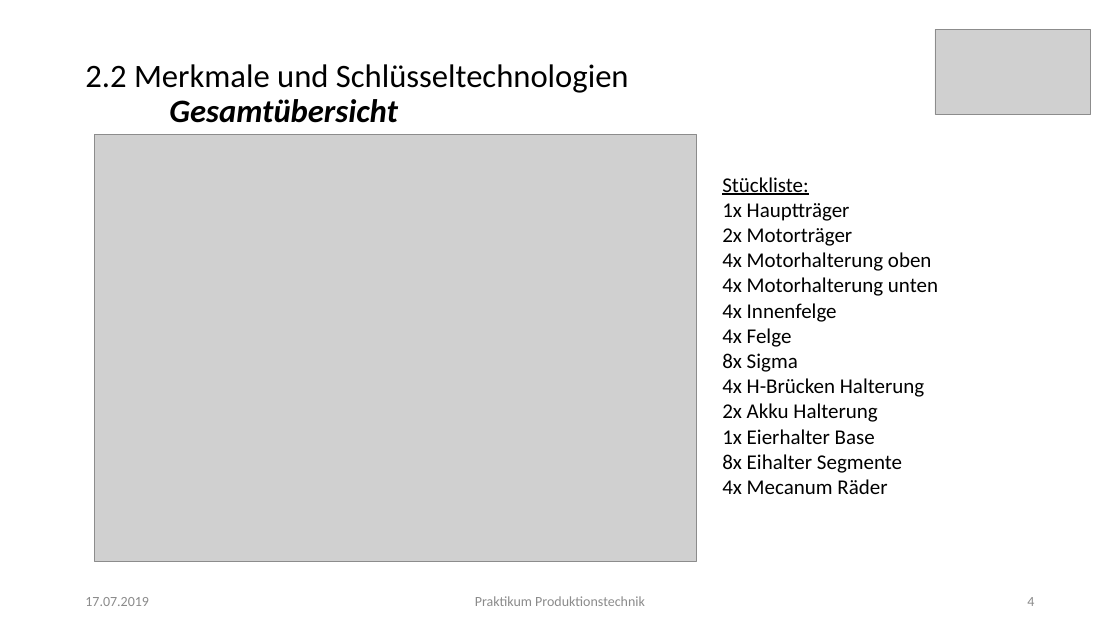
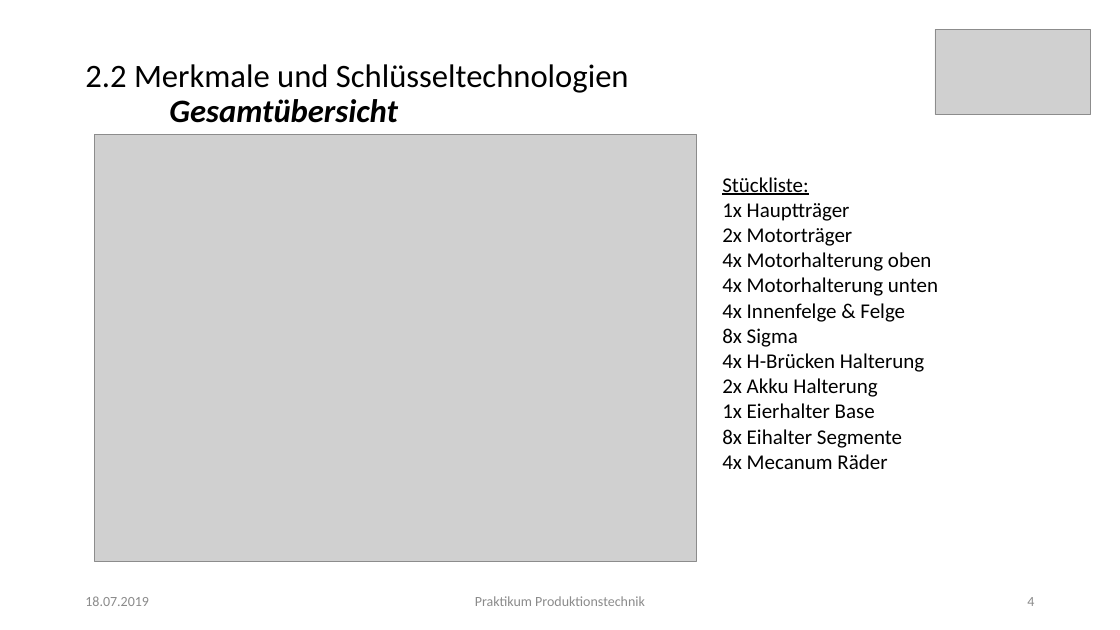
Before and after one commit to Khodii/OmniMoveCar, a slide deck: slide 4 of Praktikum ProdTech Präsentation.pptx. Drawn at 1120x630 pixels with LibreOffice and Linux fonts; fonts in the diff are those of the drawing; grey boxes stand for pictures. Boxes give left, top, right and bottom in pixels: in the first picture for what was removed or moved away, otherwise in the second. Text is boxed around its words. In the diff, an @@ line names an element or a change of style, - is before the commit and + after.

```diff
--- a/Praktikum ProdTech Präsentation.pptx
+++ b/Praktikum ProdTech Präsentation.pptx
@@ text at [722,303,924,372]: text changed @@
-4x Innenfelge
-4x Felge
-8x Sigma
-4x H-Brücken Halterung
+4x Innenfelge & Felge
+8x Sigma
+4x H-Brücken Halterung
@@ text at [85,596,149,606]: text changed @@
-17.07.2019
+18.07.2019
```
Also in this commit, not shown: 14 other slides changed, 1 slide added.
